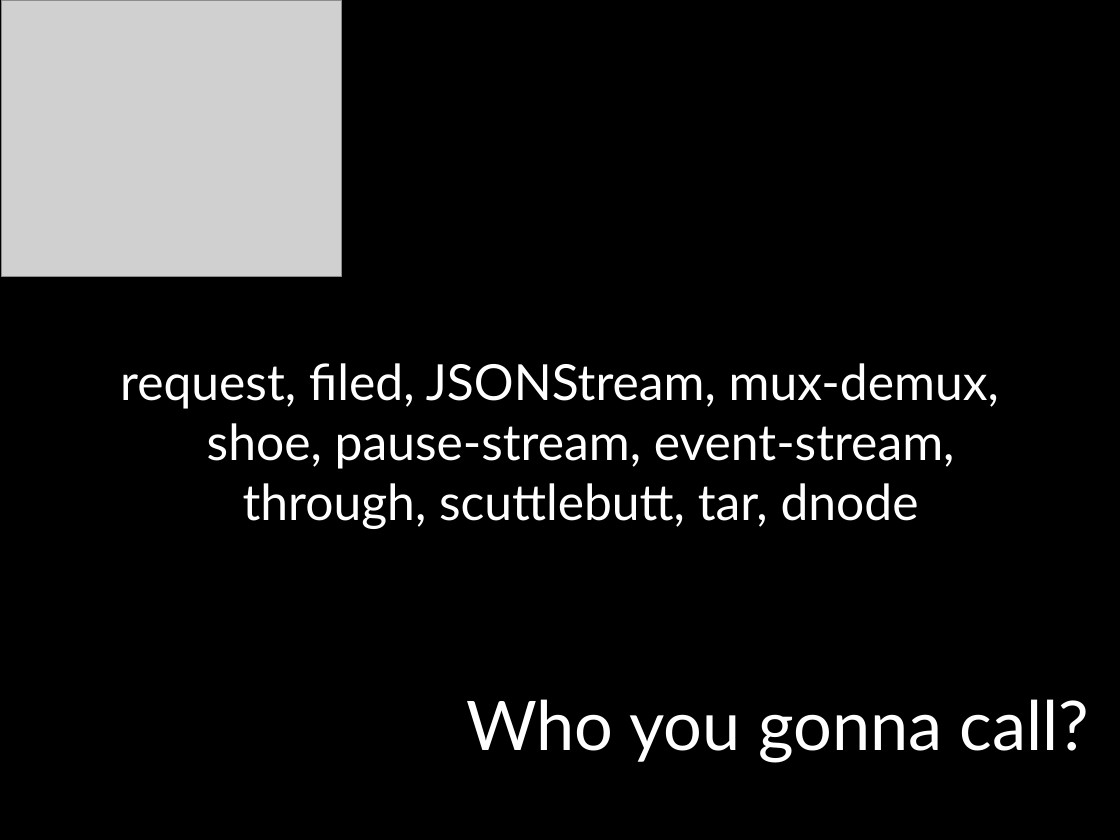
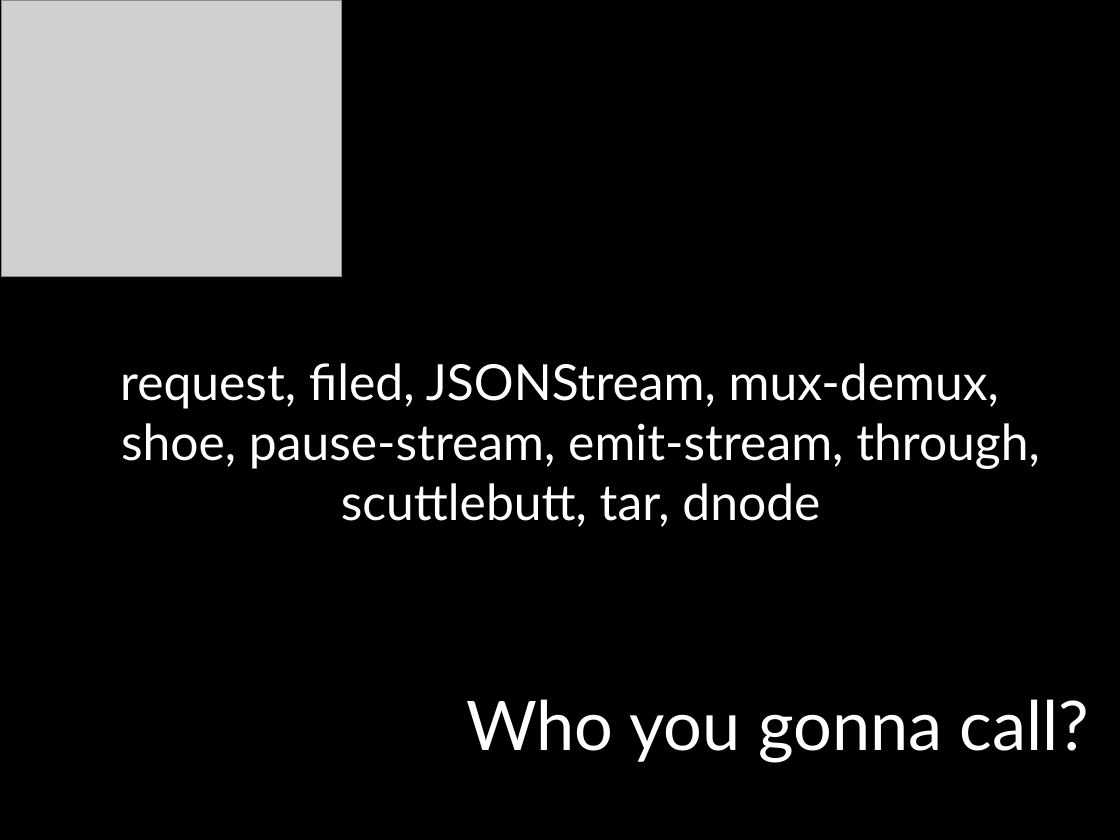
Before and after one commit to mattpodwysocki/SDC2013, a slide deck: slide 30 of SDC2013.pptx (slide 39 before the commit). Drawn at 1120x840 pixels with LibreOffice and Linux fonts; fonts in the diff are those of the drawing; grey boxes stand for pictures. Boxes give left, top, right and bottom in pixels: in the first picture for what was removed or moved away, otherwise in the second. Text is boxed around its words. In the diff, an @@ line names an element or a change of style, - is before the commit and + after.

```diff
--- a/SDC2013.pptx
+++ b/SDC2013.pptx
@@ text at (x1=120, y1=363, x2=1040, y2=527): text changed @@
-request, filed, JSONStream, mux-demux, shoe, pause-stream, event-stream, through, scuttlebutt, tar, dnode
+request, filed, JSONStream, mux-demux, shoe, pause-stream, emit-stream, through, scuttlebutt, tar, dnode
```
Also in this commit, not shown: 8 other slides changed, 1 slide added, 2 slides removed, 22 other files.
